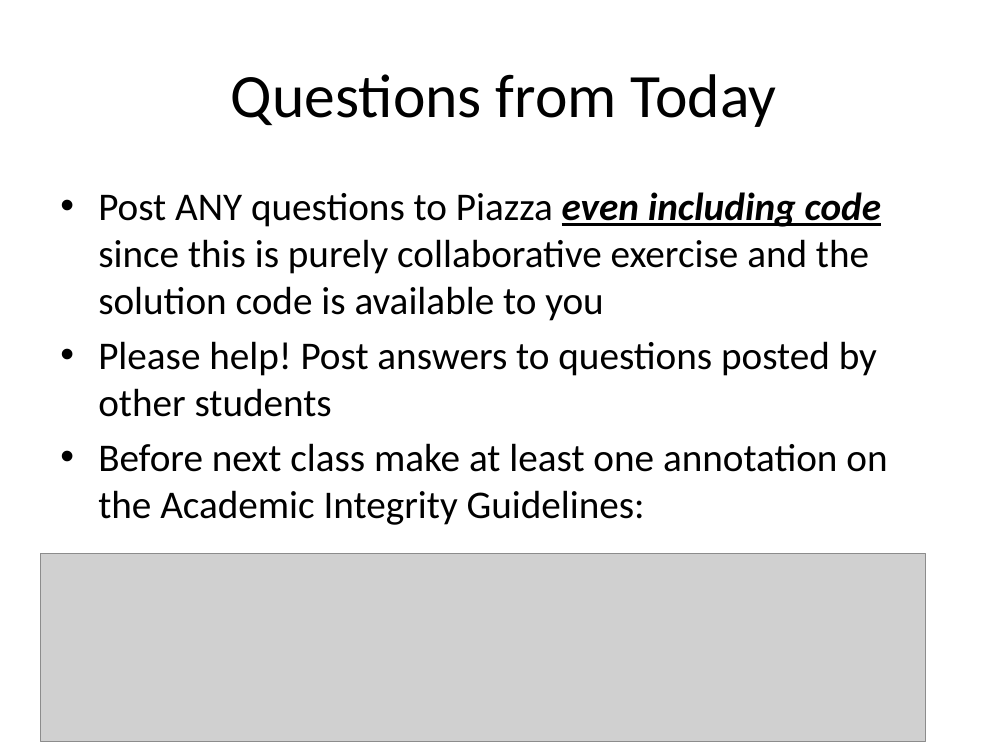
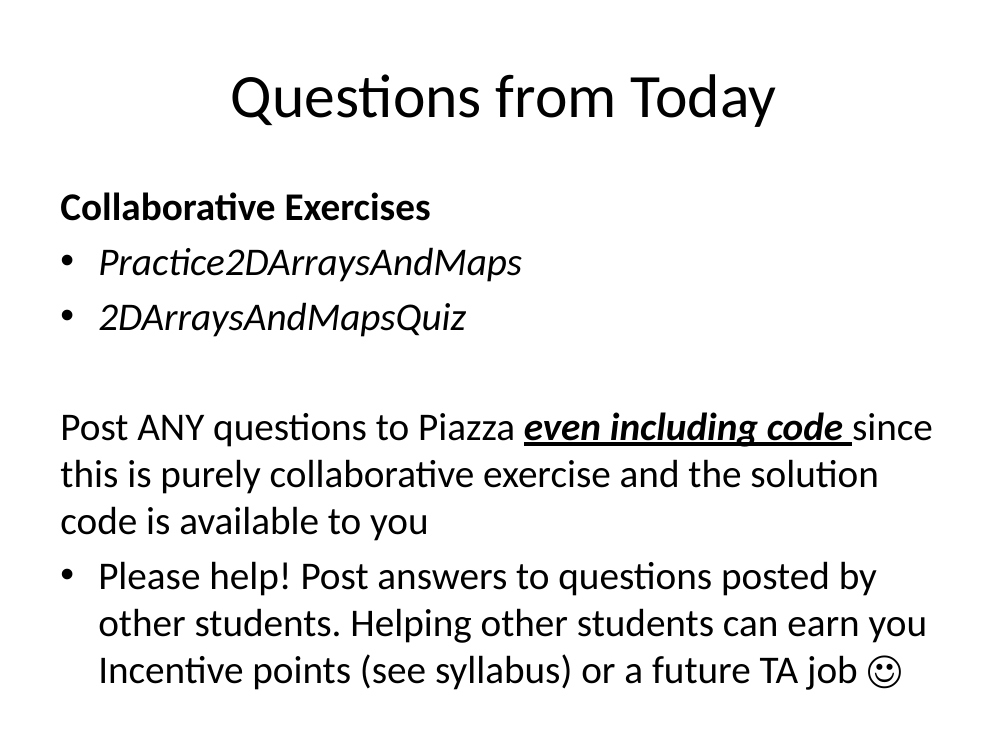
Before and after one commit to RHIT-CSSE/csse220, a slide deck: slide 18 of ClassMaterials/2DArraysAndMaps/Slides/Part1-Help-and-Academic-Integrity.pptx (slide 17 before the commit). Drawn at 1008x756 pixels with LibreOffice and Linux fonts; fonts in the diff are those of the drawing; grey boxes stand for pictures. Boxes give left, top, right and bottom in pixels: in the first picture for what was removed or moved away, otherwise in the second. Text is boxed around its words. In the diff, an @@ line names an element or a change of style, - is before the commit and + after.

Commit message:
updating 2d and map slides

```diff
--- a/ClassMaterials/2DArraysAndMaps/Slides/Part1-Help-and-Academic-Integrity.pptx
+++ b/ClassMaterials/2DArraysAndMaps/Slides/Part1-Help-and-Academic-Integrity.pptx
@@ text at (60, 192, 522, 337): paragraphs added @@
+Collaborative Exercises
+• Practice2DArraysAndMaps
+• 2DArraysAndMapsQuiz
@@ text at (60, 412, 933, 541): bullet • to none @@
@@ picture removed at (40, 554, 925, 742) @@
@@ text at (98, 561, 927, 690): text changed @@
-• Please help! Post answers to questions posted by other students
-• Before next class make at least one annotation on the Academic Integrity Guidelines:
+• Please help! Post answers to questions posted by other students. Helping other students can earn you Incentive points (see syllabus) or a future TA job ☺
```
Also in this commit, not shown: 3 other slides changed, 1 slide added, 2 other files.
